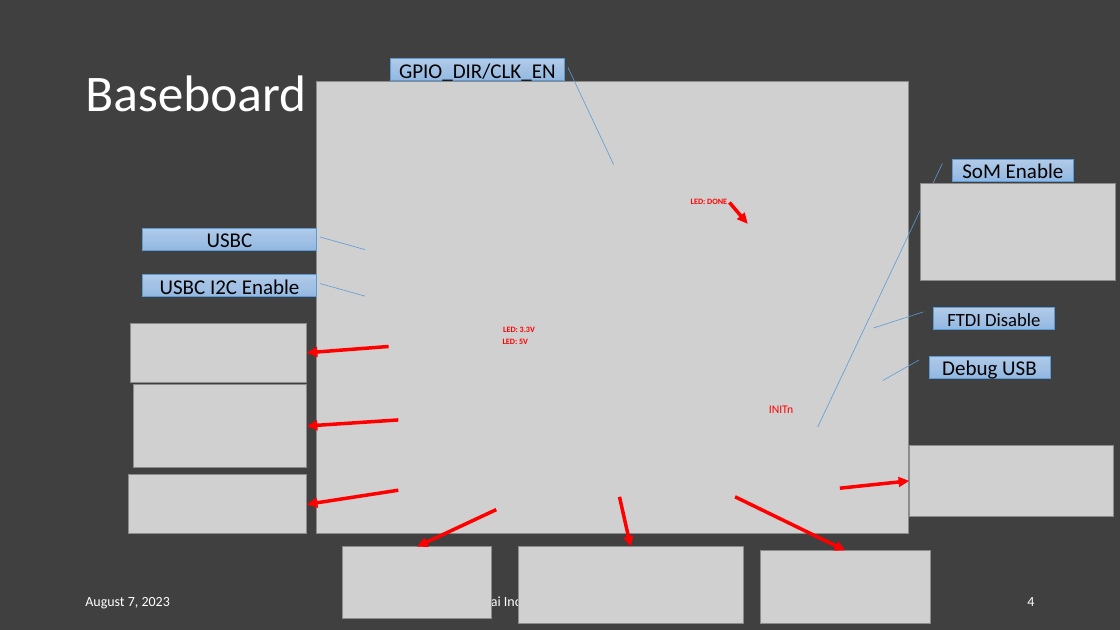
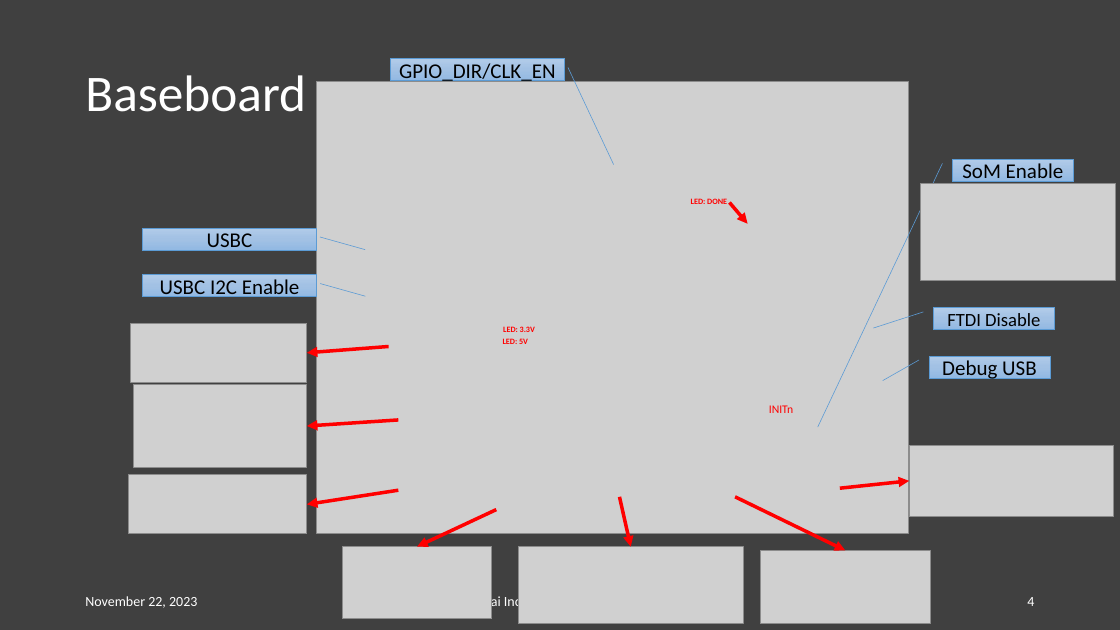
Before and after one commit to tinyvision-ai-inc/tinyclunx33_public, a slide deck: slide 4 of Docs/Bringup/tinyNX33U SoM and baseboard Documentation.pptx. Drawn at 1120x630 pixels with LibreOffice and Linux fonts; fonts in the diff are those of the drawing; grey boxes stand for pictures. Boxes give left, top, right and bottom in pixels: in the first picture for what was removed or moved away, otherwise in the second. Text is boxed around its words. In the diff, an @@ line names an element or a change of style, - is before the commit and + after.

```diff
--- a/Docs/Bringup/tinyNX33U SoM and baseboard Documentation.pptx
+++ b/Docs/Bringup/tinyNX33U SoM and baseboard Documentation.pptx
@@ text at (x1=85, y1=596, x2=197, y2=608): text changed @@
-August 7, 2023
+November 22, 2023
```
Also in this commit, not shown: 3 other slides changed.
